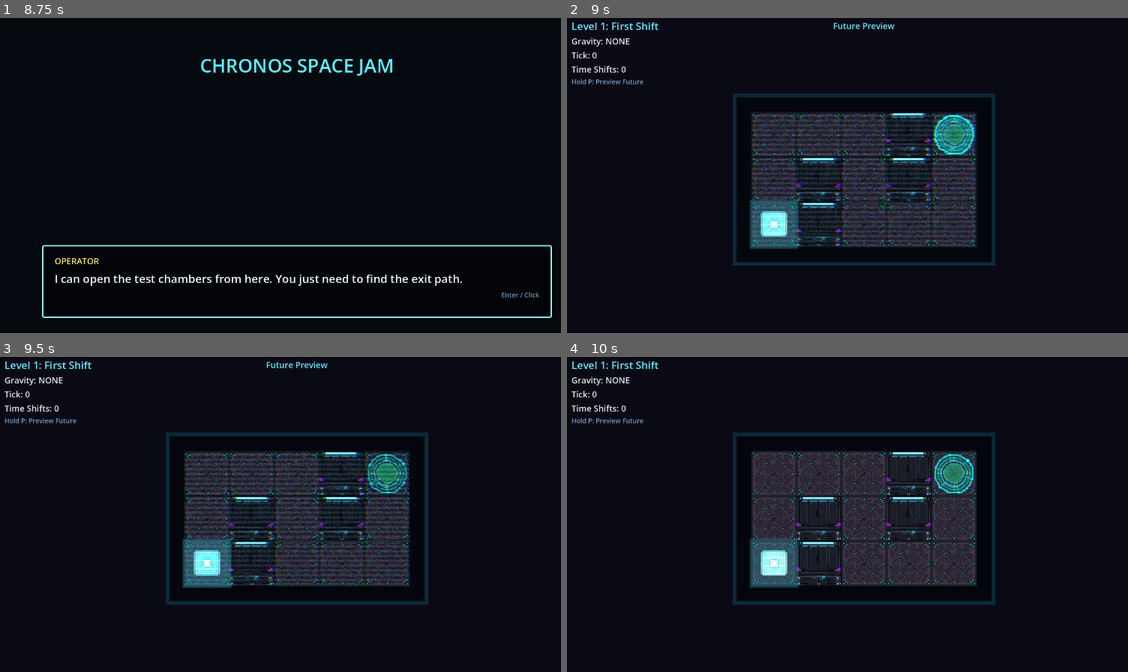
Above: before the commit, frames 1-4 (two rows, left to right).
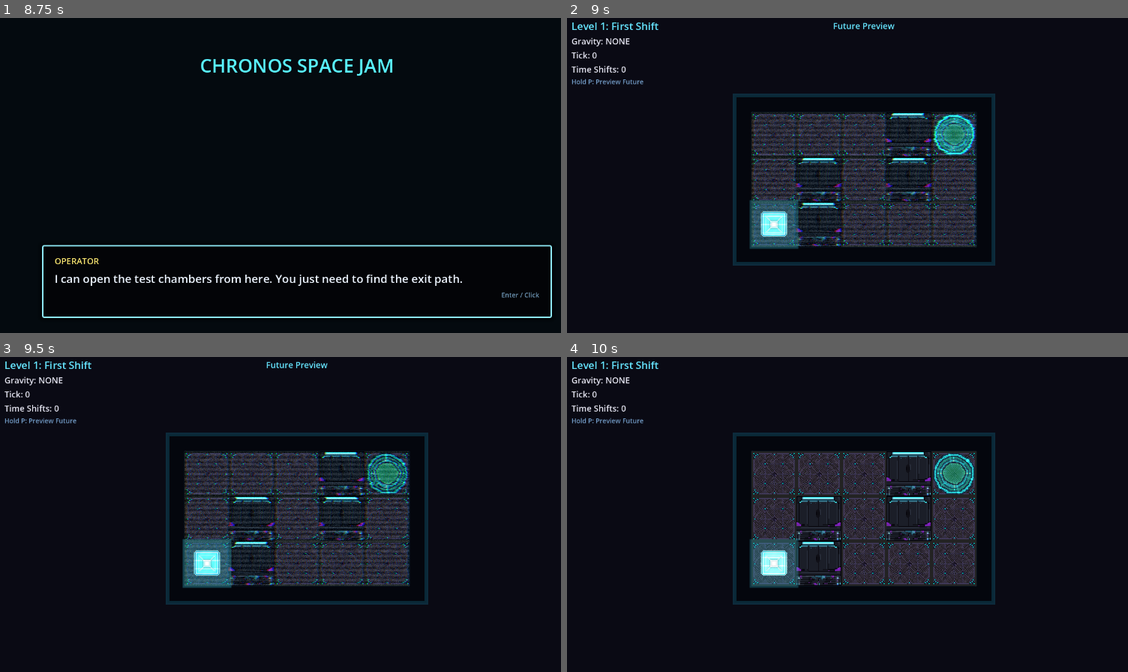
Above: after the commit, the same moments.

Repository: Rivendellspacejam/ChronosSpaceJam
Game: Godot game, scene res://scenes/ui/main_menu.tscn
The game is run twice, just before and just after one commit, with the same random seed, the same clock (stepped at 60 frames per second) and the same inputs.
Inputs (mouse positions are in pixels of both pictures, inside the frame that each line leads up to):
- Up to frame 1 (8.75 s): click "START GAME" at 0.5 s; tap Enter (ui_accept) at 1.25, 1.52, 3.5, 4.52, 5.75, 7.52 s; move the mouse to (426, 162) at 1.27 s; hold D (move_right) 1.28-2 s; hold P (preview_future) 1.28-2 s; click (426, 162) at 1.42 s; drag from (179, 197) to (269, 247) at 2.02 s; move the mouse to (359, 106) at 2.77 s; hold D (move_right) 2.78-3.5 s; hold P (preview_future) 2.78-3.5 s; drag from (269, 247) to (117, 128) at 3.52 s; move the mouse to (476, 229) at 4.27 s; hold A (move_left) 4.28-5 s; hold P (preview_future) 4.28-5 s; tap R (restart) at 5, 8 s; drag from (117, 128) to (207, 96) at 5.02 s; move the mouse to (325, 178) at 5.77 s; hold S (move_down) 5.78-6.5 s; hold P (preview_future) 5.78-6.5 s; click (325, 178) at 5.92 s; drag from (207, 96) to (179, 197) at 6.52 s; move the mouse to (426, 162) at 7.27 s; hold W (move_up) 7.28-8 s; hold P (preview_future) 7.28-8 s; drag from (179, 197) to (269, 247) at 8.02 s
- Up to frame 2 (9 s): tap Enter (ui_accept) at 8.75 s; move the mouse to (926, 106) at 8.77 s; hold S (move_down) from 8.78 s (still down); hold P (preview_future) from 8.78 s (still down)
- Up to frame 3 (9.5 s): keep holding S (move_down); keep holding P (preview_future)
- Up to frame 4 (10 s): release S (move_down) at 9.5 s; release P (preview_future) at 9.5 s; drag from (836, 586) to (684, 467) at 9.52 s

Frame 1 is identical in both runs. In frame 2, 0.3% of the frame differs, in the area x 40-66%, y 30-73%; in frame 3, 0.3%, in the area x 40-65%, y 30-73%; in frame 4, 0.3%.

Commit message:
Add player shader

Diff:
--- a/chronos-space-jam/scripts/level_manager.gd
+++ b/chronos-space-jam/scripts/level_manager.gd
@@ -18,7 +18,7 @@
 const SYM_BLOCKER_V: String = "|"
 
 const FLOOR_TEXTURE := preload("res://assets/floor_tile.png")
-const WALL_TEXTURE := preload("res://assets/wall_tile.png")
+const WALL_TEXTURE := preload("res://assets/wall_tile-new.png")
 const GOAL_TEXTURE := preload("res://assets/goal_tile-new.png")
 const GOAL_PORTAL_SHADER := preload("res://assets/shaders/goal_portal_pulse.gdshader")
 const ANCHOR_TEXTURE := preload("res://assets/anchor_tile.png")
Not shown, added: chronos-space-jam/assets/shaders/goal_portal_pulse.gdshader.uid
Not shown, added: chronos-space-jam/assets/shaders/player_time_core.gdshader.uid
